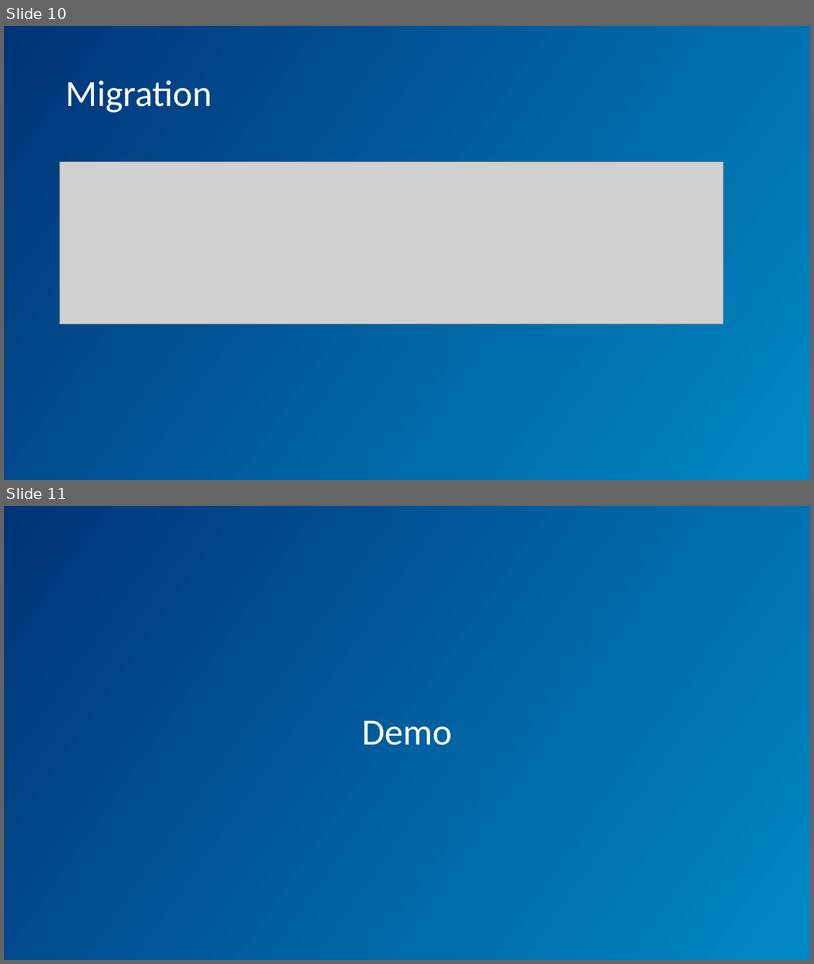
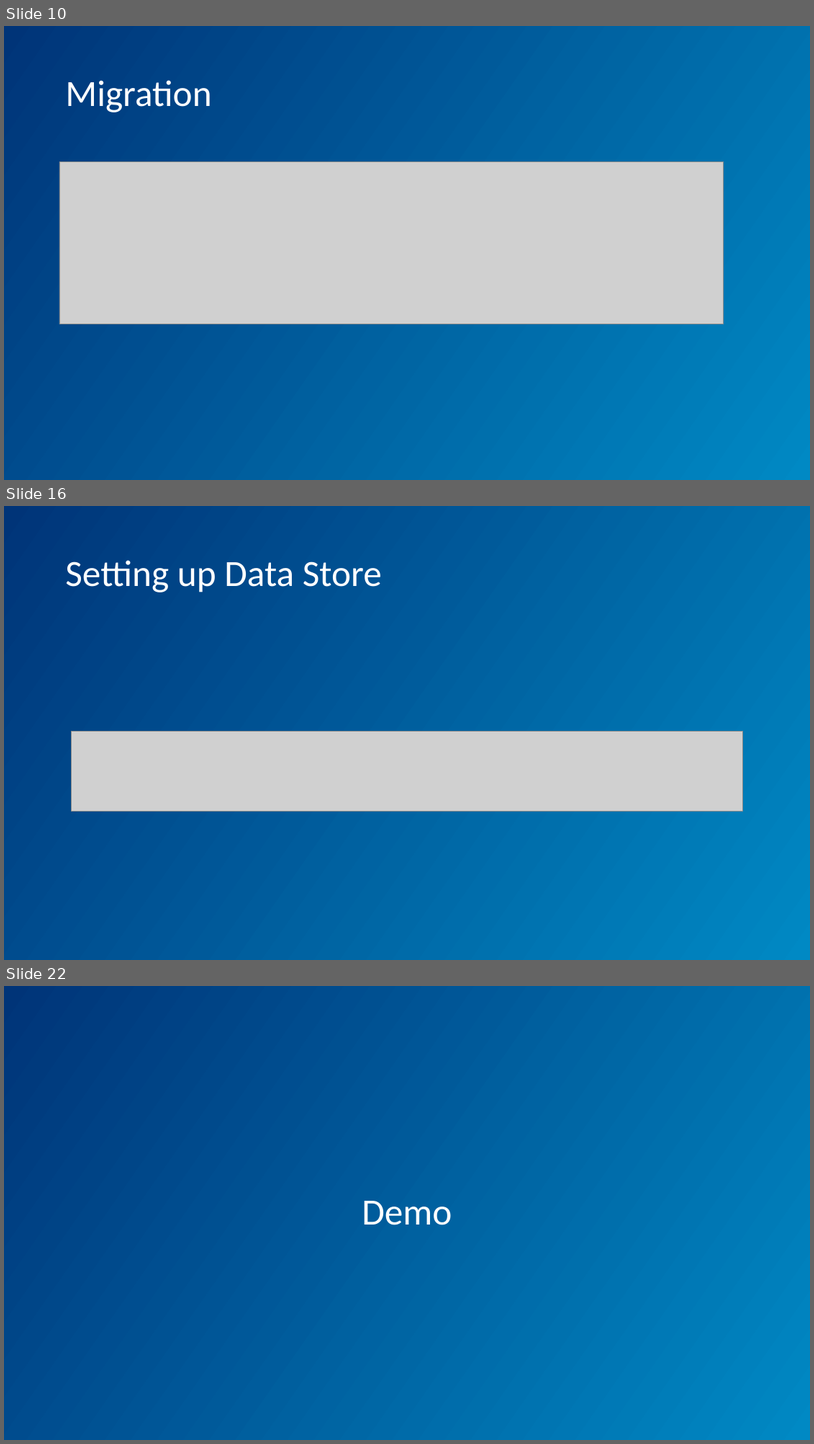
Before and after one commit to pratik-philips/DataStore-Android-Demo, a slide deck: DataStore.pptx. Shown one above the other, each under a label of ours: slides 10 and 11 before the commit, slides 10, 16 and 22 after it; the slides between them are not shown. The pictures are 814x964 and 814x1444 pixels, drawn with LibreOffice and Linux fonts; fonts in the diff are those of the drawing; grey boxes stand for pictures; background and template pictures are left out. Boxes give left, top, right and bottom in pixels: in the first picture for what was removed or moved away, otherwise in the second. Text is boxed around its words. In the diff, an @@ line names an element or a change of style, - is before the commit and + after.

```diff
--- a/DataStore.pptx
+++ b/DataStore.pptx
@@ slide 16 added at (4, 506, 810, 960), background gradient #003478 to #0089C4 @@
@@ title added at (65, 560, 382, 592), 44 pt, text #FFFFFF @@
+Setting up Data Store
@@ picture added at (71, 731, 743, 811) @@
@@ what was slide 11 is now slide 22 @@
```
Also in this commit, not shown: 1 slide changed, 10 other slides added, 4 other files.
